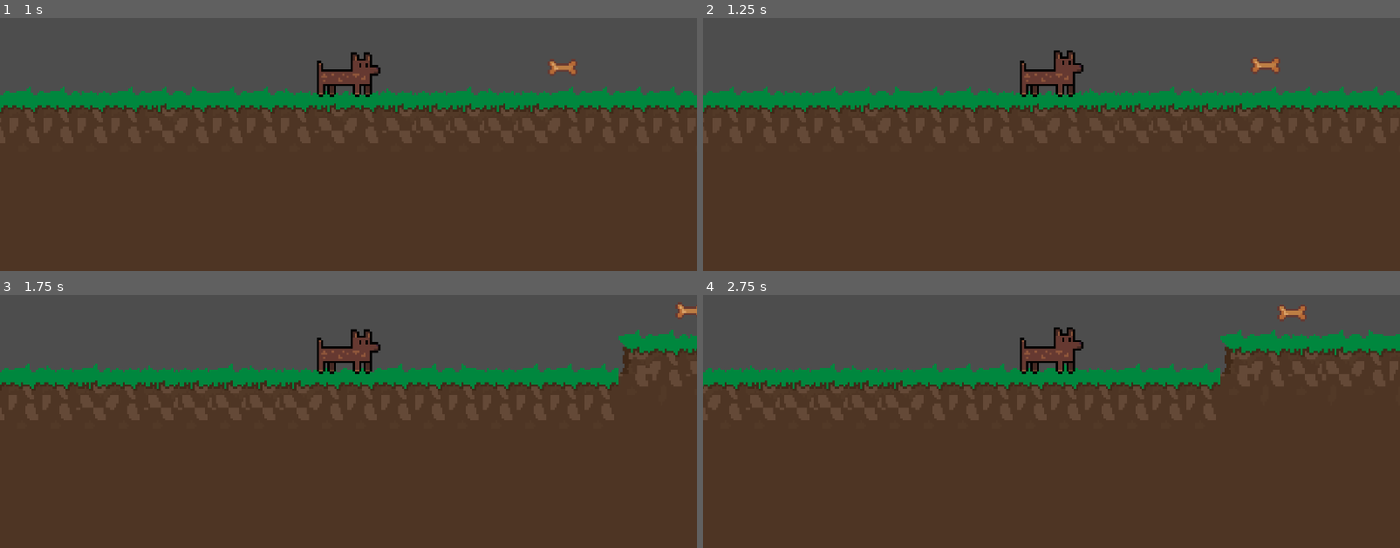
Above: before the commit, frames 1-4 (two rows, left to right).
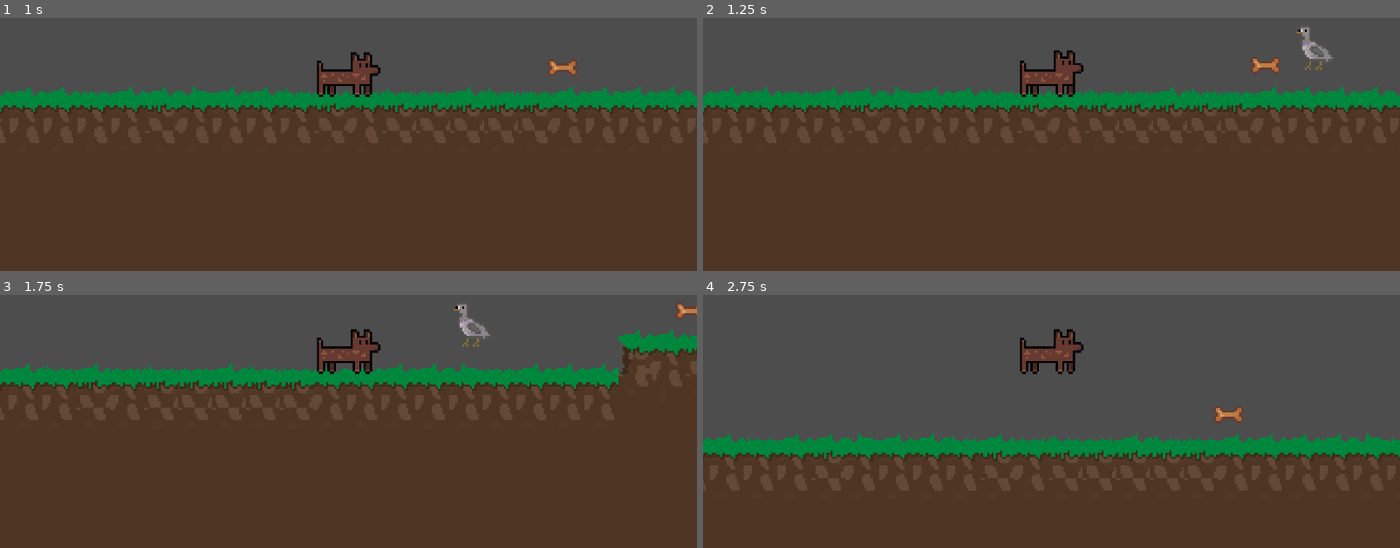
Above: after the commit, the same moments.

Repository: JhannerAlmeida/Dogo-Adventures
Game: Godot game, scene res://Scenes/main_menu.tscn
The game is run twice, just before and just after one commit, with the same random seed, the same clock (stepped at 60 frames per second) and the same inputs.
Inputs:
- Up to frame 1 (1 s): click "Start" at 0.5 s
- Up to frame 2 (1.25 s): no input
- Up to frame 3 (1.75 s): hold Right (ui_right) from 1.28 s (still down); hold R (resart) from 1.28 s (still down); tap Up (ui_up) at 1.52 s
- Up to frame 4 (2.75 s): keep holding Right (ui_right); release R (resart) at 2.03 s; tap R (resart) at 2.1 s; tap Up (ui_up) at 2.27 s

Frame 1 is identical in both runs. In frame 2, 0.3% of the frame differs, in the area x 85-91%, y 3-21%; in frame 3, 0.3%; in frame 4, 34%, in the area x 0-100%, y 3-65%.

Commit message:
KillZone-Pombo meio bugado

Diff:
--- a/Levels/world.tscn
+++ b/Levels/world.tscn
@@ -8,6 +8,8 @@
 [ext_resource type="PackedScene" uid="uid://ddngd6wp3nmm" path="res://Scenes/coin.tscn" id="6_x5oxt"]
 [ext_resource type="PackedScene" uid="uid://d4fc2x0a0dun8" path="res://Scenes/platform.tscn" id="7_vqnaq"]
 [ext_resource type="PackedScene" uid="uid://bvn56ojxugi2k" path="res://Scenes/killzone.tscn" id="8_rljl1"]
+[ext_resource type="Script" uid="uid://dty42d8hfeaky" path="res://pombo_attack.gd" id="9_7ey7r"]
+[ext_resource type="Texture2D" uid="uid://3l4j1ttrhw2m" path="res://Sprites/Pombo-Attack.png" id="10_ay5oo"]
 
 [sub_resource type="ProceduralSkyMaterial" id="ProceduralSkyMaterial_gv5m4"]
 
@@ -972,8 +974,11 @@
 &"new_animation": SubResource("Animation_vqnaq")
 }
 
-[sub_resource type="RectangleShape2D" id="RectangleShape2D_06jdw"]
-size = Vector2(3109, 47)
+[sub_resource type="WorldBoundaryShape2D" id="WorldBoundaryShape2D_rljl1"]
+distance = -60.0
+
+[sub_resource type="RectangleShape2D" id="RectangleShape2D_7ey7r"]
+size = Vector2(18, 17)
 
 [node name="World" type="Node2D"]
 
@@ -985,7 +990,7 @@
 format = 2
 layer_0/tile_data = PackedInt32Array(1507337, 65536, 2, 1507338, 65536, 2, 1507339, 65536, 2, 1507340, 65536, 2, 150734 …(37647 unchanged characters)…
 
-[node name="CharacterBody2D" parent="." instance=ExtResource("3_ks8n1")]
+[node name="Player" parent="." instance=ExtResource("3_ks8n1")]
 position = Vector2(48, 323)
 
 [node name="Platform" parent="." instance=ExtResource("7_vqnaq")]
@@ -997,41 +1002,61 @@
 }
 autoplay = "new_animation"
 
-[node name="Area2D" parent="." instance=ExtResource("6_x5oxt")]
+[node name="Petisco" type="Node2D" parent="."]
+
+[node name="Area2D" parent="Petisco" instance=ExtResource("6_x5oxt")]
 position = Vector2(149, 354)
 
-[node name="Area2D2" parent="." instance=ExtResource("6_x5oxt")]
+[node name="Area2D2" parent="Petisco" instance=ExtResource("6_x5oxt")]
 position = Vector2(322, 338)
 
-[node name="Area2D3" parent="." instance=ExtResource("6_x5oxt")]
+[node name="Area2D3" parent="Petisco" instance=ExtResource("6_x5oxt")]
 position = Vector2(504, 351)
 
-[node name="Area2D4" parent="." instance=ExtResource("6_x5oxt")]
+[node name="Area2D4" parent="Petisco" instance=ExtResource("6_x5oxt")]
 position = Vector2(782, 207)
 
-[node name="Area2D5" parent="." instance=ExtResource("6_x5oxt")]
+[node name="Area2D5" parent="Petisco" instance=ExtResource("6_x5oxt")]
 position = Vector2(863, 207)
 
-[node name="Area2D6" parent="." instance=ExtResource("6_x5oxt")]
+[node name="Area2D6" parent="Petisco" instance=ExtResource("6_x5oxt")]
 position = Vector2(967, 206)
 
-[node name="Area2D7" parent="." instance=ExtResource("6_x5oxt")]
+[node name="Area2D7" parent="Petisco" instance=ExtResource("6_x5oxt")]
 position = Vector2(1210, 354)
 
-[node name="Area2D8" parent="." instance=ExtResource("6_x5oxt")]
+[node name="Area2D8" parent="Petisco" instance=ExtResource("6_x5oxt")]
 position = Vector2(1103, 283)
 
-[node name="Area2D9" parent="." instance=ExtResource("6_x5oxt")]
+[node name="Area2D9" parent="Petisco" instance=ExtResource("6_x5oxt")]
 position = Vector2(1581, 350)
 
 [node name="Killzone" parent="." instance=ExtResource("8_rljl1")]
 light_mask = 3
 visibility_layer = 3
-position = Vector2(11, 544)
+position = Vector2(12, 225)
+collision_layer = 3
+collision_mask = 3
 
 [node name="CollisionShape2D" type="CollisionShape2D" parent="Killzone"]
 light_mask = 3
 visibility_layer = 3
-position = Vector2(1435.5, -13.5)
-shape = SubResource("RectangleShape2D_06jdw")
+position = Vector2(0, 225)
+shape = SubResource("WorldBoundaryShape2D_rljl1")
 debug_color = Color(0, 0.713726, 0.701961, 0.419608)
+
+[node name="Pombo-Attack" type="CharacterBody2D" parent="."]
+position = Vector2(306, 345)
+script = ExtResource("9_7ey7r")
+
+[node name="Sprite2D" type="Sprite2D" parent="Pombo-Attack"]
+position = Vector2(0, -4)
+texture = ExtResource("10_ay5oo")
+
+[node name="Killzone" parent="Pombo-Attack" instance=ExtResource("8_rljl1")]
+collision_layer = 2
+collision_mask = 2
+
+[node name="CollisionShape2D" type="CollisionShape2D" parent="Pombo-Attack/Killzone"]
+position = Vector2(0, -0.5)
+shape = SubResource("RectangleShape2D_7ey7r")
--- a/Scenes/killzone.tscn
+++ b/Scenes/killzone.tscn
@@ -6,7 +6,7 @@
 script = ExtResource("1_jvagm")
 
 [node name="Timer" type="Timer" parent="."]
-wait_time = 0.6
+wait_time = 0.01
 one_shot = true
 
 [connection signal="body_entered" from="." to="." method="_on_body_entered"]
--- a/Scripts/killzone.gd
+++ b/Scripts/killzone.gd
@@ -6,6 +6,5 @@
 	print("Vc Morreu!!!")
 	timer.start()
 
-
 func _on_timer_timeout() -> void:
 	get_tree().reload_current_scene()
--- /dev/null
+++ b/pombo_attack.gd
@@ -0,0 +1,11 @@
+extends CharacterBody2D
+
+const SPEED = 200
+var direction := -1
+
+
+func _physics_process(delta: float) -> void:
+
+	velocity.x = direction * SPEED
+
+	move_and_slide()
Not shown: 1 places in Levels/world.tscn that only renumber resources
Binary file added: Sprites/Pombo-Attack.png
Not shown, added: Sprites/Pombo-Attack.png.import
Not shown, added: pombo_attack.gd.uid
